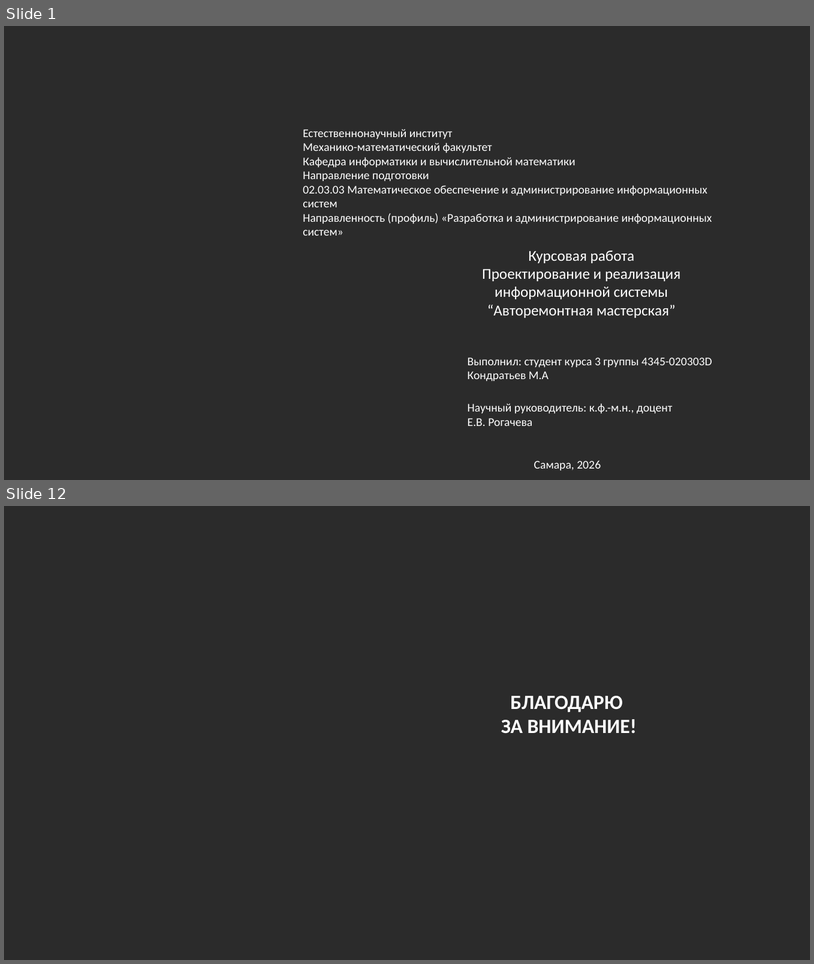
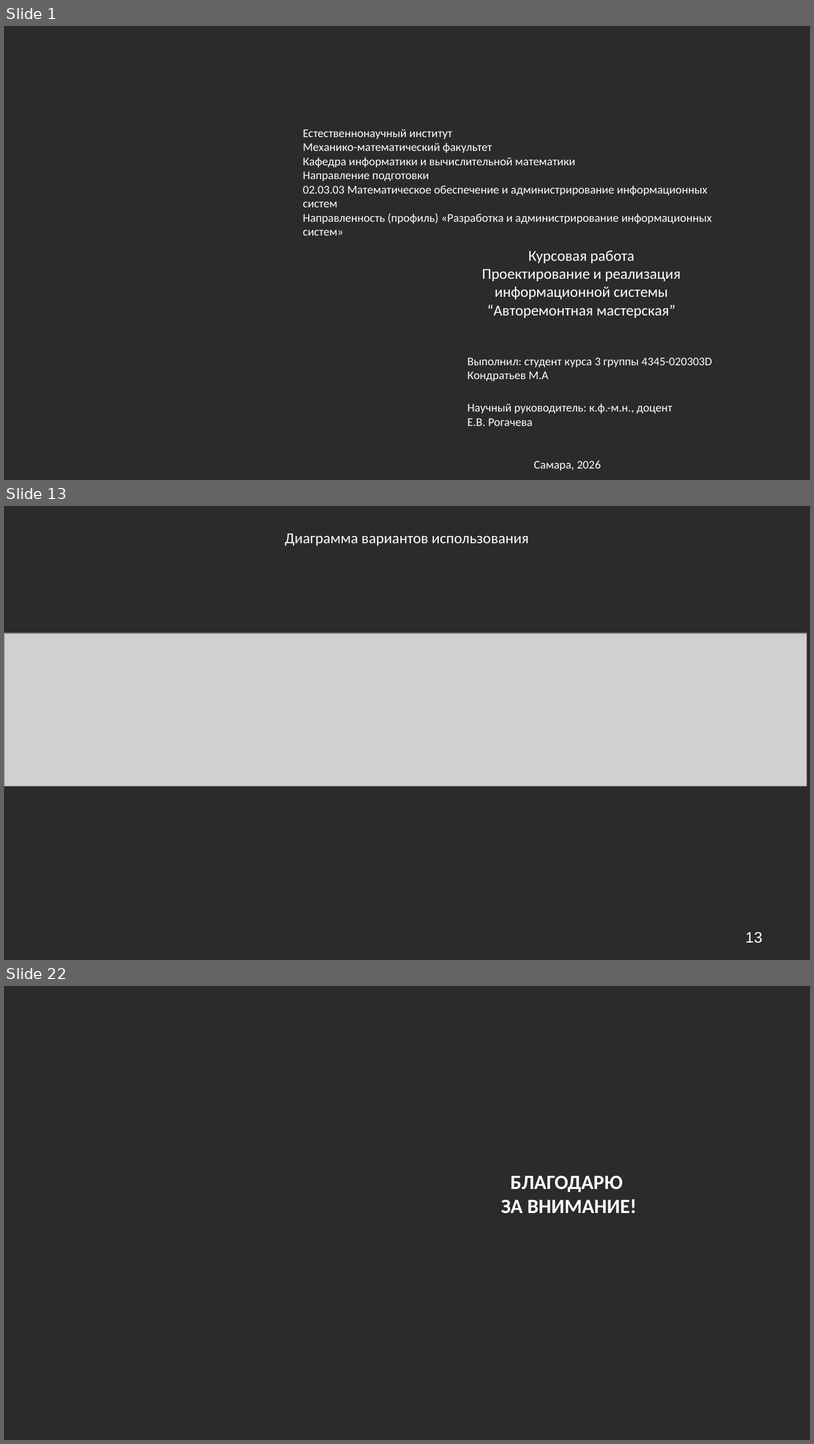
Before and after one commit to ShoulderJoint/db-coursework-autoservice, a slide deck: документация/Кондратьев БД И СУБД презентация.pptx. Shown one above the other, each under a label of ours: slides 1 and 12 before the commit, slides 1, 13 and 22 after it; the slides between them are not shown. The pictures are 814x964 and 814x1444 pixels, drawn with LibreOffice and Linux fonts; fonts in the diff are those of the drawing; grey boxes stand for pictures; background and template pictures are left out; a plain dark background stands for a picture behind light text. Boxes give left, top, right and bottom in pixels: in the first picture for what was removed or moved away, otherwise in the second. Text is boxed around its words. In the diff, an @@ line names an element or a change of style, - is before the commit and + after.

```diff
--- a/документация/Кондратьев БД И СУБД презентация.pptx
+++ b/документация/Кондратьев БД И СУБД презентация.pptx
@@ slide 13 added at (4,506,810,960), background picture (left out) @@
@@ text added at (285,534,529,546), 18 pt, text #FFFFFF @@
+Диаграмма вариантов использования
@@ picture added at (4,633,807,786) @@
@@ page number added at (746,931,762,943), 18 pt, text #FFFFFF @@
+13
@@ what was slide 12 is now slide 22 @@
```
Also in this commit, not shown: 10 slides changed, 9 other slides added, 5 other files.
